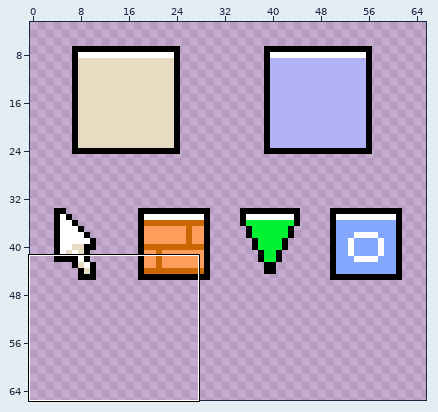
Edited in one commit: sprite sheet (assets/sprites/tools.png). Above: a wide view before the commit, with the close-up outlined.
Close-up. Before:
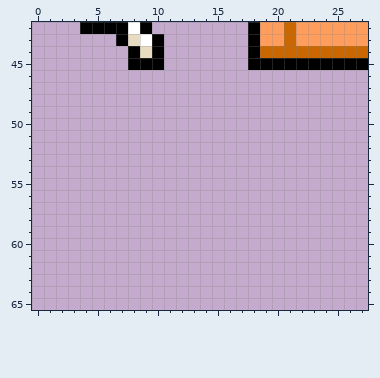
The file is 128x128 pixels. Shown: x 0..27, y 42..65. The wide view leaves out empty margins.
The result:
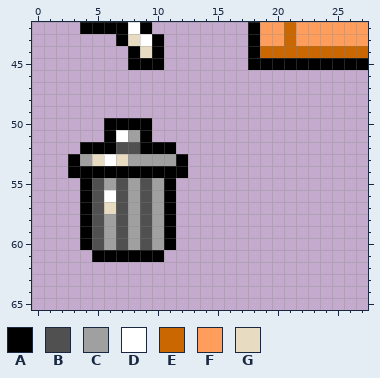
Palette (. is transparent): A #000000  B #505050  C #a0a0a0  D #ffffff  E #cb6700  F #ff9d5c  G #e7dcc1
Author's note on the commit: Added a trash tool
What changed:
{"y":50,"x":6,"old":"....","new":"AAAA"}
{"y":51,"x":6,"old":"....","new":"ADCA"}
{"y":52,"x":4,"old":"........","new":"AAABBAAA"}
{"y":53,"x":3,"old":"..........","new":"ACGDGCCCCA"}
{"y":54,"x":3,"old":"..........","new":"AAAAAAAAAA"}
{"y":55,"x":4,"old":"........","new":"ABCBCBCA"}
{"y":56,"x":4,"old":"........","new":"ABDBCBCA"}
{"y":57,"x":4,"old":"........","new":"ABGBCBCA"}
{"y":58,"x":4,"old":"........","new":"ABCBCBCA"}
{"y":59,"x":4,"old":"........","new":"ABCBCBCA"}
{"y":60,"x":4,"old":"........","new":"ABCBCBCA"}
{"y":61,"x":5,"old":"......","new":"AAAAAA"}
{"label":"added","picture_box":[68,118,188,262]}
